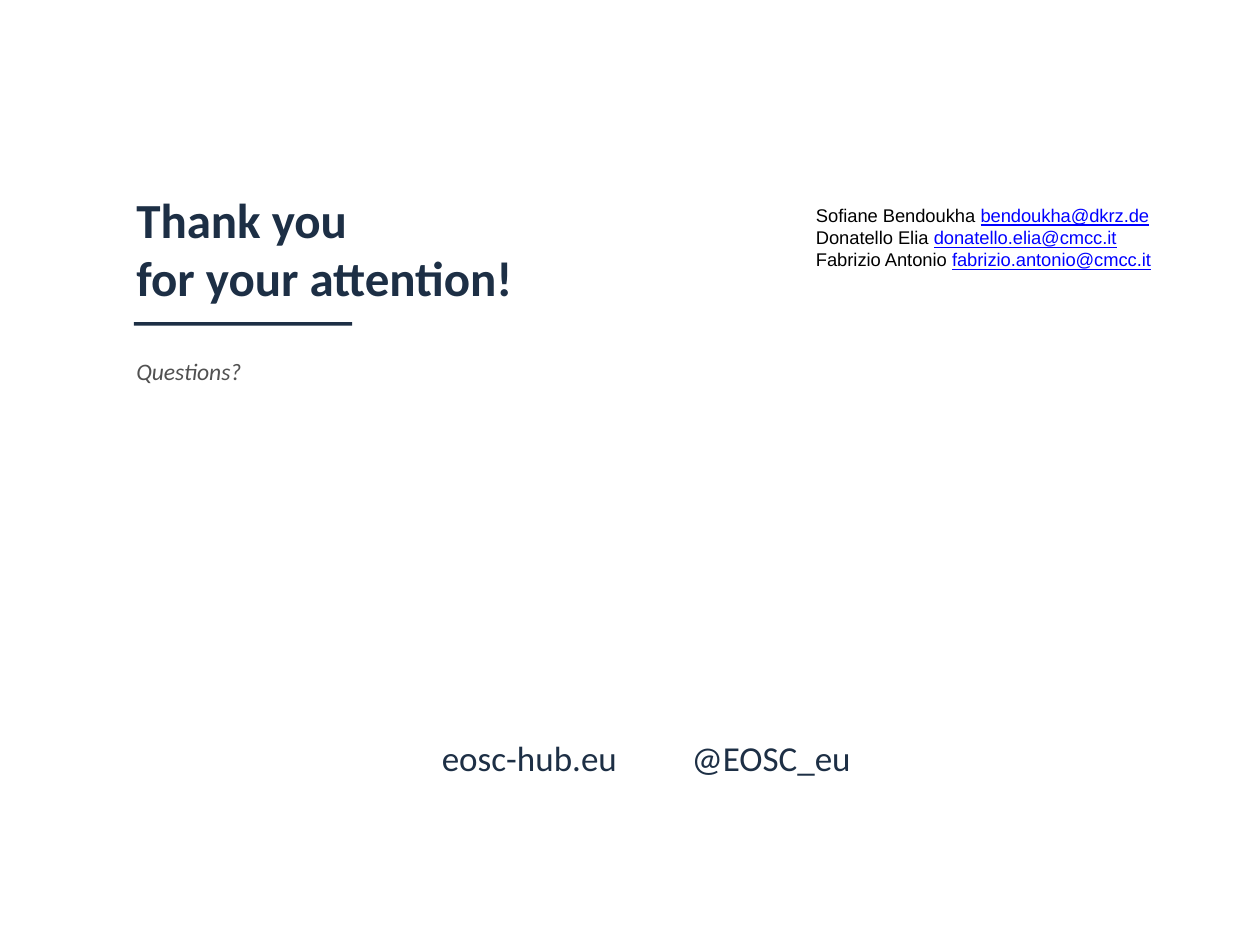
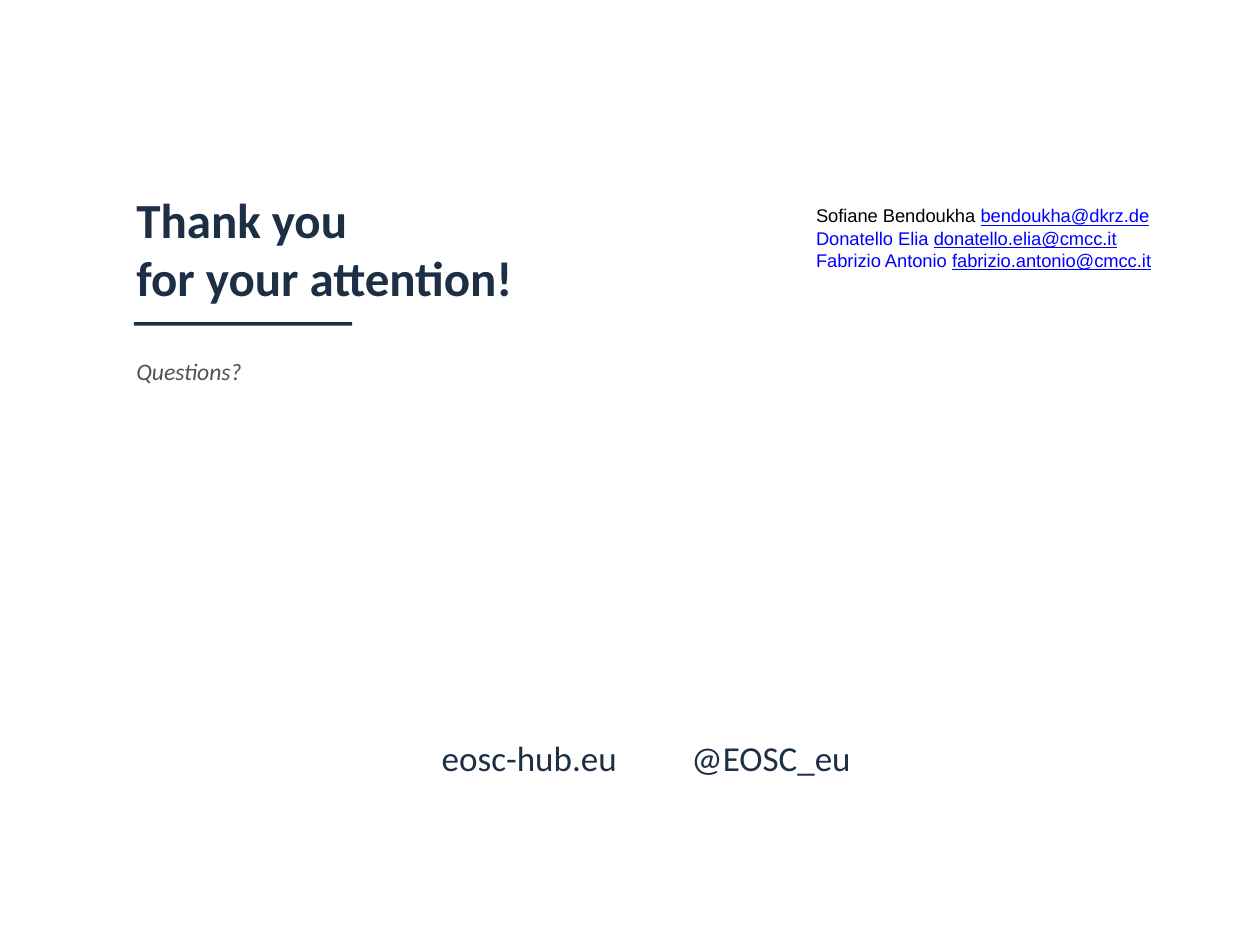
Before and after one commit to ECAS-Lab/ecas-training, a slide deck: slide 11 of egu_2019/slides/ecas_presentation_egu19SB20190325.pptx (slide 10 before the commit). Drawn at 1260x945 pixels with LibreOffice and Linux fonts; fonts in the diff are those of the drawing; background and template pictures are left out. Boxes give left, top, right and bottom in pixels: in the first picture for what was removed or moved away, otherwise in the second. Text is boxed around its words. In the diff, an @@ line names an element or a change of style, - is before the commit and + after.

```diff
--- a/egu_2019/slides/ecas_presentation_egu19SB20190325.pptx
+++ b/egu_2019/slides/ecas_presentation_egu19SB20190325.pptx
@@ text at <box>816,231,1151,270</box>: text colour #000000 to #0000FF in "Donatello Elia", "Fabrizio Antonio" @@
```
Also in this commit, not shown: 1 other slide changed, 1 slide added, 2 other files.
